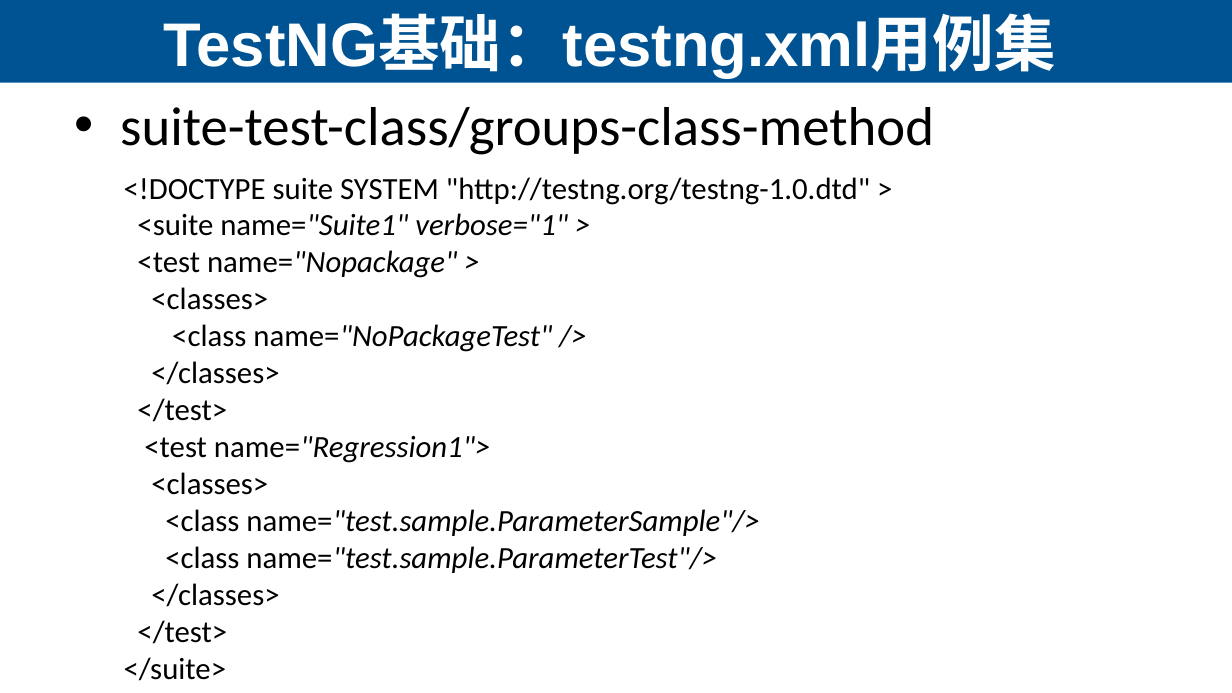
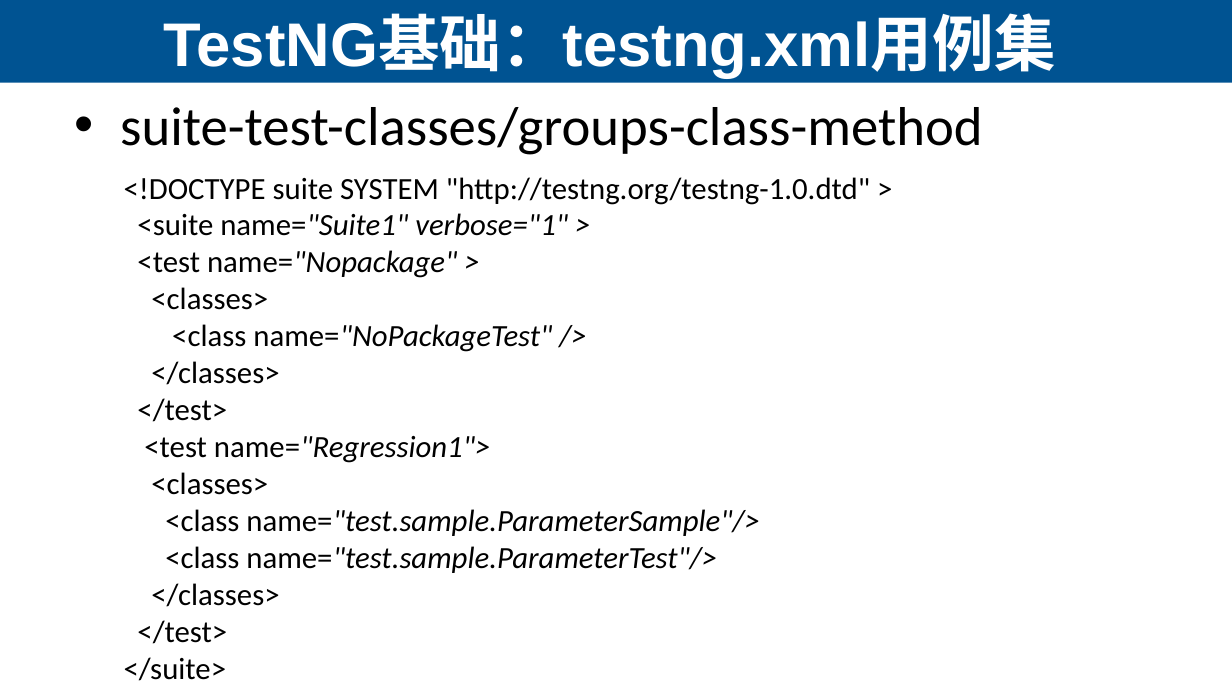
Before and after one commit to lihuanzhen2016/Interface-Testing, a slide deck: slide 13 of 04/03 引入测试框架.pptx. Drawn at 1232x693 pixels with LibreOffice and Linux fonts; fonts in the diff are those of the drawing. Boxes give left, top, right and bottom in pixels: in the first picture for what was removed or moved away, otherwise in the second. Text is boxed around its words. In the diff, an @@ line names an element or a change of style, - is before the commit and + after.

```diff
--- a/04/03 引入测试框架.pptx
+++ b/04/03 引入测试框架.pptx
@@ text at [120,107,982,155]: text changed @@
-• suite-test-class/groups-class-method
+• suite-test-classes/groups-class-method
```
Also in this commit, not shown: 5 other files.
